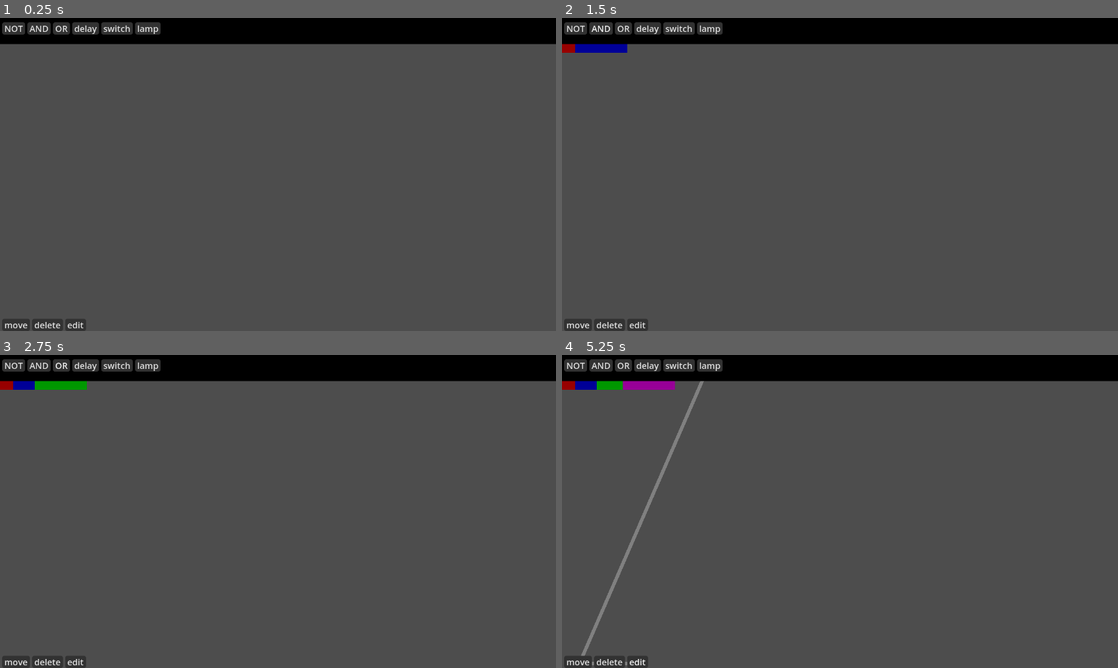
Above: before the commit, frames 1-4 (two rows, left to right).
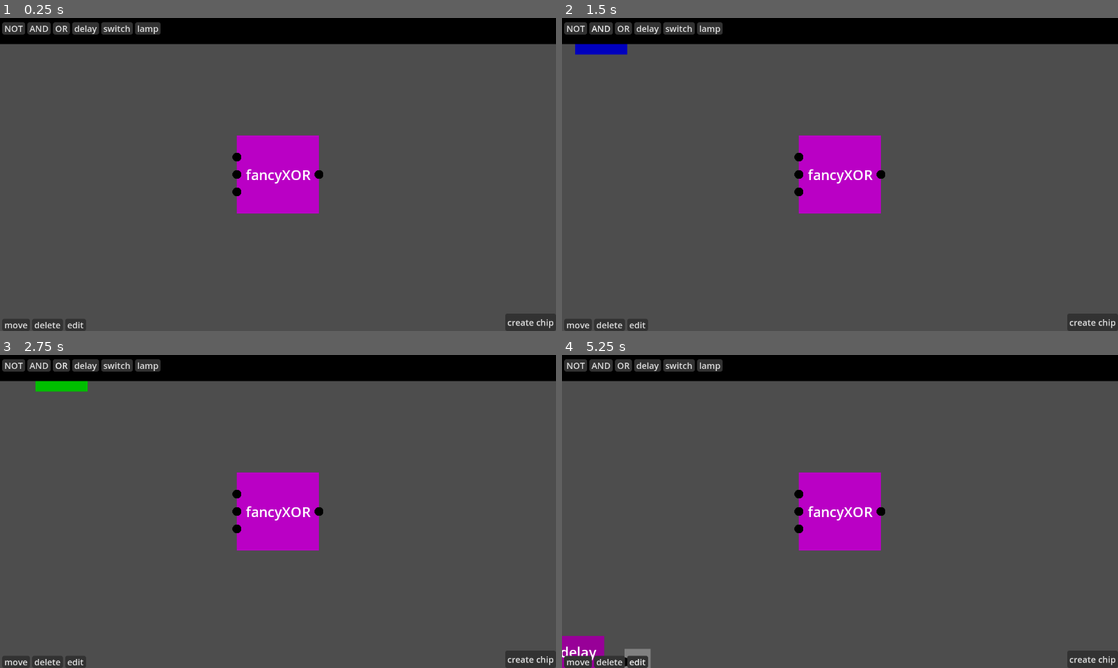
Above: after the commit, the same moments.

Repository: Jonas-Stefan/monosim
Game: Godot game, scene res://Scenes/root.tscn
The game is run twice, just before and just after one commit, with the same random seed, the same clock (stepped at 60 frames per second) and the same inputs.
Inputs:
- Up to frame 1 (0.25 s): no input
- Up to frame 2 (1.5 s): click "NOT" at 0.5 s; click "AND" at 1.25 s
- Up to frame 3 (2.75 s): click "OR" at 2 s
- Up to frame 4 (5.25 s): click "delay" at 2.75 s; click "lamp" at 3.5 s; click "move" at 4.25 s; click "edit" at 5 s

The runs differ from the first frame. In frame 1, 4.2% of the frame differs, in the area x 41-100%, y 37-100%; in frame 2, 4.6%; in frame 3, 4.7%; in frame 4, 6.1%, in the area x 0-100%, y 8-100%.

Commit message:
nearly done with chips, I don't want to loose everything

Diff:
--- /dev/null
+++ b/Chips/Chips/ORwrapper.tres
@@ -0,0 +1,18 @@
+[gd_resource type="Resource" script_class="chipBase" load_steps=4 format=3 uid="uid://l5tq8lx3w32"]
+
+[ext_resource type="Script" path="res://Chips/Resource/strippedGate.gd" id="1_yu3gg"]
+[ext_resource type="Script" path="res://Chips/Resource/chipBase.gd" id="2_ag24m"]
+
+[sub_resource type="Resource" id="Resource_rpkoy"]
+script = ExtResource("1_yu3gg")
+type = "OR"
+state = false
+inputs = [0, 1]
+
+[resource]
+script = ExtResource("2_ag24m")
+name = "ORwrapper"
+color = Color(0, 0.180392, 0, 1)
+gates = Array[ExtResource("1_yu3gg")]([SubResource("Resource_rpkoy")])
+inputs = 2
+outputs = [SubResource("Resource_rpkoy")]
--- /dev/null
+++ b/Chips/Chips/XOR.tres
@@ -0,0 +1,36 @@
+[gd_resource type="Resource" script_class="chipBase" load_steps=7 format=3 uid="uid://c65gmvf3kvcqc"]
+
+[ext_resource type="Script" path="res://Chips/Resource/strippedGate.gd" id="1_3dj8y"]
+[ext_resource type="Script" path="res://Chips/Resource/chipBase.gd" id="2_qdhce"]
+
+[sub_resource type="Resource" id="Resource_r7b4m"]
+script = ExtResource("1_3dj8y")
+type = "AND"
+state = false
+inputs = [0, 1]
+
+[sub_resource type="Resource" id="Resource_7pire"]
+script = ExtResource("1_3dj8y")
+type = "NOT"
+state = false
+inputs = [SubResource("Resource_r7b4m")]
+
+[sub_resource type="Resource" id="Resource_wiri7"]
+script = ExtResource("1_3dj8y")
+type = "OR"
+state = false
+inputs = [0, 1]
+
+[sub_resource type="Resource" id="Resource_25o27"]
+script = ExtResource("1_3dj8y")
+type = "AND"
+state = false
+inputs = [SubResource("Resource_wiri7"), SubResource("Resource_7pire")]
+
+[resource]
+script = ExtResource("2_qdhce")
+name = "XOR"
+color = Color(0, 0.380392, 0, 1)
+gates = Array[ExtResource("1_3dj8y")]([SubResource("Resource_7pire"), SubResource("Resource_r7b4m"), SubResource("Resource_wiri7"), SubResource("Resource_25o27")])
+inputs = 2
+outputs = [SubResource("Resource_25o27")]
--- /dev/null
+++ b/Chips/Chips/XORwrapper.tres
@@ -0,0 +1,36 @@
+[gd_resource type="Resource" script_class="chipBase" load_steps=7 format=3 uid="uid://d4j2xo8e03jjb"]
+
+[ext_resource type="Script" path="res://Chips/Resource/strippedGate.gd" id="1_ol27i"]
+[ext_resource type="Script" path="res://Chips/Resource/chipBase.gd" id="2_6ovpk"]
+
+[sub_resource type="Resource" id="Resource_r7b4m"]
+script = ExtResource("1_ol27i")
+type = "AND"
+state = false
+inputs = [0, 1]
+
+[sub_resource type="Resource" id="Resource_7pire"]
+script = ExtResource("1_ol27i")
+type = "NOT"
+state = true
+inputs = [SubResource("Resource_r7b4m")]
+
+[sub_resource type="Resource" id="Resource_wiri7"]
+script = ExtResource("1_ol27i")
+type = "OR"
+state = false
+inputs = [0, 1]
+
+[sub_resource type="Resource" id="Resource_25o27"]
+script = ExtResource("1_ol27i")
+type = "AND"
+state = false
+inputs = [SubResource("Resource_wiri7"), SubResource("Resource_7pire")]
+
+[resource]
+script = ExtResource("2_6ovpk")
+name = "XORwrapper"
+color = Color(0.509804, 0.14902, 0.14902, 1)
+gates = Array[ExtResource("1_ol27i")]([SubResource("Resource_7pire"), SubResource("Resource_r7b4m"), SubResource("Resource_wiri7"), SubResource("Resource_25o27")])
+inputs = 2
+outputs = [SubResource("Resource_25o27")]
--- /dev/null
+++ b/Chips/Chips/fancyXOR.tres
@@ -0,0 +1,42 @@
+[gd_resource type="Resource" script_class="chipBase" load_steps=8 format=3 uid="uid://drqld0khjm1k1"]
+
+[ext_resource type="Script" path="res://Chips/Resource/strippedGate.gd" id="1_sakyw"]
+[ext_resource type="Script" path="res://Chips/Resource/chipBase.gd" id="2_ha62q"]
+
+[sub_resource type="Resource" id="Resource_r7b4m"]
+script = ExtResource("1_sakyw")
+type = "AND"
+state = false
+inputs = [0, 1]
+
+[sub_resource type="Resource" id="Resource_7pire"]
+script = ExtResource("1_sakyw")
+type = "NOT"
+state = true
+inputs = [SubResource("Resource_r7b4m")]
+
+[sub_resource type="Resource" id="Resource_wiri7"]
+script = ExtResource("1_sakyw")
+type = "OR"
+state = false
+inputs = [0, 1]
+
+[sub_resource type="Resource" id="Resource_25o27"]
+script = ExtResource("1_sakyw")
+type = "AND"
+state = false
+inputs = [SubResource("Resource_wiri7"), SubResource("Resource_7pire")]
+
+[sub_resource type="Resource" id="Resource_rpkoy"]
+script = ExtResource("1_sakyw")
+type = "OR"
+state = false
+inputs = [0, 1]
+
+[resource]
+script = ExtResource("2_ha62q")
+name = "fancyXOR"
+color = Color(0.729412, 0, 0.772549, 1)
+gates = Array[ExtResource("1_sakyw")]([SubResource("Resource_7pire"), SubResource("Resource_r7b4m"), SubResource("Resource_wiri7"), SubResource("Resource_25o27"), SubResource("Resource_rpkoy")])
+inputs = 3
+outputs = [SubResource("Resource_25o27")]
--- /dev/null
+++ b/Chips/Prefab/chip.tscn
@@ -0,0 +1,35 @@
+[gd_scene load_steps=5 format=3 uid="uid://qlhdgmqqo81o"]
+
+[ext_resource type="Script" path="res://Scripts/chip.gd" id="1_jktam"]
+[ext_resource type="Texture2D" uid="uid://cm6pr0epubyad" path="res://Sprites/gate.png" id="2_7wfa0"]
+[ext_resource type="LabelSettings" uid="uid://bowtv2igofvn7" path="res://Fonts/nameFont.tres" id="3_eeaw8"]
+
+[sub_resource type="RectangleShape2D" id="RectangleShape2D_04il3"]
+
+[node name="chip" type="Node2D"]
+script = ExtResource("1_jktam")
+
+[node name="body" type="Sprite2D" parent="."]
+modulate = Color(0, 0, 0, 1)
+scale = Vector2(0.2, 0.2)
+texture = ExtResource("2_7wfa0")
+
+[node name="Label" type="Label" parent="."]
+anchors_preset = 15
+anchor_right = 1.0
+anchor_bottom = 1.0
+offset_left = -34.0
+offset_top = -22.5
+offset_right = 34.0
+offset_bottom = 22.5
+grow_horizontal = 2
+grow_vertical = 2
+text = "chip"
+label_settings = ExtResource("3_eeaw8")
+horizontal_alignment = 1
+
+[node name="dragArea" type="Area2D" parent="."]
+
+[node name="shape" type="CollisionShape2D" parent="dragArea"]
+scale = Vector2(5, 5)
+shape = SubResource("RectangleShape2D_04il3")
--- /dev/null
+++ b/Chips/Resource/chipBase.gd
@@ -0,0 +1,10 @@
+extends Resource
+class_name chipBase
+
+#exporting everything so I can view it in the editor when debugging
+@export var name: String
+@export var color: Color
+@export var gates: Array[strippedGate] = []
+# @export var chips: Array[chipBase] = []
+@export var inputs: int
+@export var outputs: Array
--- /dev/null
+++ b/Chips/Resource/strippedGate.gd
@@ -0,0 +1,7 @@
+extends Resource
+class_name strippedGate
+
+# a abstract representation of a gate, that is used in chips
+@export var type: String
+@export var state: bool = false
+@export var inputs: Array
--- /dev/null
+++ b/Chips/Resource/strippedLamp.gd
@@ -0,0 +1,6 @@
+extends Resource
+class_name strippedLamp
+
+@export var input: Resource
+@export var state: bool = false
+@export var name: String
--- /dev/null
+++ b/Chips/Resource/strippedSwitch.gd
@@ -0,0 +1,5 @@
+extends Resource
+class_name strippedSwitch
+
+@export var state: bool = false
+@export var name: String = ""
--- /dev/null
+++ b/Scenes/chip_creation_screen.tscn
@@ -0,0 +1,93 @@
+[gd_scene load_steps=4 format=3 uid="uid://b5w0247usukuj"]
+
+[ext_resource type="Script" path="res://Scripts/chipCreationUI.gd" id="1_qkunp"]
+[ext_resource type="Theme" uid="uid://drfn2y5u60xn2" path="res://UITheme.tres" id="1_rpq0n"]
+[ext_resource type="Script" path="res://Scripts/finishChipBtn.gd" id="3_mohq3"]
+
+[node name="chipCreationScreen" type="CanvasLayer"]
+script = ExtResource("1_qkunp")
+
+[node name="Control" type="Control" parent="."]
+layout_mode = 3
+anchors_preset = 8
+anchor_left = 0.5
+anchor_top = 0.5
+anchor_right = 0.5
+anchor_bottom = 0.5
+offset_left = -300.0
+offset_top = -150.0
+offset_right = 300.0
+offset_bottom = 150.0
+grow_horizontal = 2
+grow_vertical = 2
+
+[node name="ColorRect" type="ColorRect" parent="Control"]
+layout_mode = 1
+anchors_preset = 15
+anchor_right = 1.0
+anchor_bottom = 1.0
+grow_horizontal = 2
+grow_vertical = 2
+size_flags_horizontal = 3
+size_flags_vertical = 3
+color = Color(0.156863, 0.156863, 0.156863, 1)
+
+[node name="MarginContainer" type="MarginContainer" parent="Control"]
+layout_mode = 1
+anchors_preset = 15
+anchor_right = 1.0
+anchor_bottom = 1.0
+grow_horizontal = 2
+grow_vertical = 2
+theme_override_constants/margin_left = 5
+theme_override_constants/margin_top = 5
+theme_override_constants/margin_right = 5
+theme_override_constants/margin_bottom = 5
+
+[node name="VBoxContainer" type="VBoxContainer" parent="Control/MarginContainer"]
+layout_mode = 2
+
+[node name="HSeparator4" type="HSeparator" parent="Control/MarginContainer/VBoxContainer"]
+modulate = Color(1, 1, 1, 0)
+layout_mode = 2
+size_flags_vertical = 3
+
+[node name="nameField" type="LineEdit" parent="Control/MarginContainer/VBoxContainer"]
+layout_mode = 2
+theme = ExtResource("1_rpq0n")
+placeholder_text = "chip name"
+alignment = 1
+
+[node name="HSeparator" type="HSeparator" parent="Control/MarginContainer/VBoxContainer"]
+modulate = Color(1, 1, 1, 0)
+layout_mode = 2
+size_flags_vertical = 3
+
+[node name="color" type="Label" parent="Control/MarginContainer/VBoxContainer"]
+layout_mode = 2
+text = "change color
+"
+horizontal_alignment = 1
+
+[node name="colorBtn" type="ColorPickerButton" parent="Control/MarginContainer/VBoxContainer"]
+layout_mode = 2
+size_flags_horizontal = 4
+size_flags_vertical = 4
+theme = ExtResource("1_rpq0n")
+text = "change color"
+
+[node name="HSeparator2" type="HSeparator" parent="Control/MarginContainer/VBoxContainer"]
+modulate = Color(1, 1, 1, 0)
+layout_mode = 2
+size_flags_vertical = 3
+
+[node name="finishChipBtn" type="Button" parent="Control/MarginContainer/VBoxContainer"]
+layout_mode = 2
+theme = ExtResource("1_rpq0n")
+text = "create chip"
+script = ExtResource("3_mohq3")
+
+[node name="HSeparator3" type="HSeparator" parent="Control/MarginContainer/VBoxContainer"]
+modulate = Color(1, 1, 1, 0)
+layout_mode = 2
+size_flags_vertical = 3
--- a/Scenes/root.tscn
+++ b/Scenes/root.tscn
@@ -1,7 +1,10 @@
-[gd_scene load_steps=4 format=3 uid="uid://ch0ojc88ansrd"]
+[gd_scene load_steps=7 format=3 uid="uid://ch0ojc88ansrd"]
 
 [ext_resource type="Script" path="res://Scripts/logic.gd" id="1_pfpyv"]
 [ext_resource type="Script" path="res://Scripts/cam.gd" id="2_jcwwb"]
+[ext_resource type="Resource" uid="uid://drqld0khjm1k1" path="res://Chips/Chips/fancyXOR.tres" id="4_dyf58"]
+[ext_resource type="PackedScene" uid="uid://b5w0247usukuj" path="res://Scenes/chip_creation_screen.tscn" id="4_hcrta"]
+[ext_resource type="PackedScene" uid="uid://qlhdgmqqo81o" path="res://Chips/Prefab/chip.tscn" id="5_cbirv"]
 [ext_resource type="PackedScene" uid="uid://cld0n4yche0pl" path="res://Scenes/ui.tscn" id="7_xsrpf"]
 
 [node name="root" type="Node2D"]
@@ -17,4 +20,9 @@
 
 [node name="chips" type="Node2D" parent="."]
 
+[node name="chip" parent="chips" instance=ExtResource("5_cbirv")]
+chipResource = ExtResource("4_dyf58")
+
 [node name="UI" parent="." instance=ExtResource("7_xsrpf")]
+
+[node name="chipCreationScreen" parent="." instance=ExtResource("4_hcrta")]
--- a/Scenes/ui.tscn
+++ b/Scenes/ui.tscn
@@ -1,8 +1,9 @@
-[gd_scene load_steps=4 format=3 uid="uid://cld0n4yche0pl"]
+[gd_scene load_steps=5 format=3 uid="uid://cld0n4yche0pl"]
 
 [ext_resource type="Theme" uid="uid://drfn2y5u60xn2" path="res://UITheme.tres" id="1_c8xgw"]
 [ext_resource type="Script" path="res://Scripts/componentBtn.gd" id="2_bq4jl"]
 [ext_resource type="Script" path="res://Scripts/toolBtn.gd" id="3_kbmjr"]
+[ext_resource type="Script" path="res://Scripts/showChipCreationBtn.gd" id="4_or8gs"]
 
 [node name="UI" type="CanvasLayer"]
 
@@ -12,7 +13,6 @@
 anchors_preset = 10
 anchor_right = 1.0
 grow_horizontal = 2
-mouse_filter = 2
 mouse_force_pass_scroll_events = false
 
 [node name="ColorRect" type="ColorRect" parent="topButtons"]
@@ -21,7 +21,6 @@
 anchors_preset = 10
 anchor_right = 1.0
 grow_horizontal = 2
-mouse_filter = 2
 color = Color(0, 0, 0, 1)
 
 [node name="VBoxContainer" type="VBoxContainer" parent="topButtons"]
@@ -135,3 +134,37 @@
 theme = ExtResource("1_c8xgw")
 text = "edit"
 script = ExtResource("3_kbmjr")
+
+[node name="chipCreation" type="Control" parent="."]
+layout_mode = 3
+anchors_preset = 3
+anchor_left = 1.0
+anchor_top = 1.0
+anchor_right = 1.0
+anchor_bottom = 1.0
+offset_left = -40.0
+offset_top = -40.0
+grow_horizontal = 0
+grow_vertical = 0
+
+[node name="MarginContainer" type="MarginContainer" parent="chipCreation"]
+layout_mode = 1
+anchors_preset = 3
+anchor_left = 1.0
+anchor_top = 1.0
+anchor_right = 1.0
+anchor_bottom = 1.0
+offset_left = -117.0
+offset_top = -40.0
+grow_horizontal = 0
+grow_vertical = 0
+theme_override_constants/margin_left = 5
+theme_override_constants/margin_right = 5
+
+[node name="showChipCreationBtn" type="Button" parent="chipCreation/MarginContainer"]
+layout_mode = 2
+size_flags_horizontal = 4
+theme = ExtResource("1_c8xgw")
+text = "create chip
+"
+script = ExtResource("4_or8gs")
--- /dev/null
+++ b/Scripts/chip.gd
@@ -0,0 +1,142 @@
+extends componentBase
+
+var nextChipsState: Array = []
+var nextGatesState: Array = []
+@export var chipResource: chipBase:
+	set(value):
+		chipResource = value
+
+		update_chip_resource()
+
+# Called when the node enters the scene tree for the first time.
+func _ready():
+	super._ready()
+
+	#remove the inputs and outputs added by the componentBase constructor
+	for i in range(inputs.size()):
+		inputs[0].queue_free()
+		inputs.remove_at(0)
+	for i in range(outputs.size()):
+		outputs[0].queue_free()
+		outputs.remove_at(0)
+
+	update_chip_resource()
+
+func _process(delta):
+	super._process(delta)
+
+
+func calculate() -> void:
+	#clear the next state arrays
+	nextGatesState = []
+
+
+	#calculate the next state of every gate in the chip
+	for gate in chipResource.gates:
+		nextGatesState.append(calculate_gate(gate))
+
+func set_next_state() -> void:
+	#set the next state of the gates
+	for i in range(chipResource.gates.size()):
+		chipResource.gates[i].state = nextGatesState[i]
+
+	#set the actual outputs
+	for i in range(outputs.size()):
+		if typeof(chipResource.outputs[i]) == TYPE_INT:
+			outputs[i].state = inputs[i].connectedOutput.state if inputs[i].connectedOutput != null else false
+		elif chipResource.gates.find(chipResource.outputs[i]) != -1:
+			outputs[i].state = chipResource.outputs[i].state
+		else:
+			print("I didn't think of smth")
+
+	return
+
+
+
+func calculate_gate(gate: strippedGate) -> bool:
+	var calcInputs: Array[bool] = []
+	for input in gate.inputs:
+		if input == null:
+			calcInputs.append(false)
+		elif typeof(input) == TYPE_INT:
+			calcInputs.append(inputs[input].connectedOutput.state if inputs[input].connectedOutput != null else false)
+		elif input.get_class() == "Node2D":
+			if input.connectedOutput == null:
+				calcInputs.append(false)
+			else:
+				calcInputs.append(input.connectedOutput.state)
+		else:
+			calcInputs.append(input.state)
+
+	if gate.type == "AND":
+		return calcInputs[0] and calcInputs[1]
+	elif gate.type == "OR":
+		return calcInputs[0] or calcInputs[1]
+	elif gate.type == "NOT":
+		return not calcInputs[0]
+	else:
+		return false
+
+
+
+func update_chip_resource() -> void:
+	#reset the inputs and outputs
+	for i in range(inputs.size()):
+		inputs[i].queue_free()
+		inputs.remove_at(i)
+	for i in range(outputs.size()):
+		outputs[i].queue_free()
+		outputs.remove_at(i)
+
+	#change the appearance of the chip according to the chipResource
+	$Label.text = chipResource.name
+	$body.scale.y = max(0.2, max(chipResource.inputs, chipResource.outputs.size()) * 0.1)
+	var chipWidth: int = $Label.size.x + 40
+	$body.scale.x = max(0.2, chipWidth / 600.0)
+	$body.modulate = chipResource.color
+
+
+
+	#the code for the inputs and outpus is pretty similar, maybe I could make a function for that?
+
+	#add the input pins according to the switches
+
+	#position of the highest input
+	var topPosY: float
+	if chipResource.inputs == 1:
+		topPosY = 0
+	elif chipResource.inputs % 2 == 0:
+		#even number of inputs
+		topPosY = (chipResource.inputs / 2.0 - 1.0) * -40
+	else:
+		topPosY = ((chipResource.inputs - 1) / 2.0) * -40
+		print(topPosY)
+
+	#decrease the position of the highest input by 20 if the number of inputs is even
+	# if chipResource.inputs % 2 == 0 and chipResource.inputs != 0:
+	# 	print("even amount of inputs")
+	# 	topPosY -= 20
+
+	for i in range(chipResource.inputs):
+		var input: Node2D = load("res://Scenes/input.tscn").instantiate()
+		input.position = Vector2(-chipWidth / 2.0, topPosY + i * 40)
+		inputs.append(input)
+		self.add_child(input)
+
+	#add the output pins according to the lamps
+
+	#position of the highest output
+	if chipResource.outputs.size() == 1:
+		topPosY = 0
+	else:
+		topPosY = (chipResource.outputs.size() / 2.0 - 1) * -40
+
+	#decrease the position of the highest output by 20 if the number of outputs is even
+	if chipResource.outputs.size() % 2 == 0 and chipResource.outputs.size() != 0:
+		topPosY -= 20
+
+	for i in range(chipResource.outputs.size()):
+		var output: Node2D = load("res://Scenes/output.tscn").instantiate()
+		output.position = Vector2(chipWidth / 2.0, topPosY + i * 40)
+		outputs.append(output)
+		self.add_child(output)
--- /dev/null
+++ b/Scripts/chipCreationUI.gd
@@ -0,0 +1,11 @@
+extends CanvasLayer
+
+
+# Called when the node enters the scene tree for the first time.
+func _ready():
+	visible = false
+
+
+# Called every frame. 'delta' is the elapsed time since the previous frame.
+func _process(delta):
+	pass
--- /dev/null
+++ b/Scripts/finishChipBtn.gd
@@ -0,0 +1,171 @@
+extends Button
+
+var nameField: LineEdit
+var colorBtn: ColorPickerButton
+
+func _ready():
+	nameField = get_parent().get_node("nameField")
+	colorBtn = get_parent().get_node("colorBtn")
+	self.pressed.connect(_on_finish_chip_btn_pressed)
+
+func _on_finish_chip_btn_pressed():
+	create_new_chip()
+
+
+func create_new_chip() -> void:
+	"""
+	Concept:
+	Convert the current state of the editor to a chip resource and save it.
+	This is done by converting (almost) every component into its 'stripped' version, which is just a data structure that contains everything that is needed to simulate the component.
+	Then, if a chip is in the editor, the components of the chip are 'extracted' from the chip and every connection, that went to the I/O of the chip is rerouted to the inputs/outputs that are connected to the chip.
+	This procedure should be the simplest/most effective way to save a chip because everything is simplified to just gates. This saves me from the headache that would be caused by trying to have chips in chips, which is annoying
+	and too performance intensive too sensibly implement.
+
+	My old concept wasn't even working because I tried to bruteforce it way too late at night, so I only wrote brainrot code lol. I should remember to always prototype in the future :)
+	"""
+	#the root node
+	var root: Node2D = get_tree().get_root().get_node("root")
+
+	#the chip
+	var chipResource: chipBase = chipBase.new()
+
+	#set the appearance of the chip
+	var color: Color = colorBtn.color
+	chipResource.color = color
+	var chipName: String = nameField.text
+	chipResource.name = chipName
+
+
+
+	#set inputs of the chip
+	var switches: Array[Node2D] = []
+	for pin in root.get_node("pins").get_children():
+		if pin.inputs.size() == 0:
+			switches.append(pin)
+	switches.sort_custom(sort_by_y_pos)
+	chipResource.inputs = switches.size()
+
+
+
+	#convert the gates to resources and add them to the chip
+	var strippedGates: Array[strippedGate] = []
+	var gates: Array[Node2D] = []
+
+	#converting the gates to stripped gates
+	for gate in root.get_node("gates").get_children():
+		var gateRes: strippedGate = strippedGate.new()
+		gateRes.type = gate.type
+		strippedGates.append(gateRes)
+		gates.append(gate)
+
+	#finishing the conversion (I have to do it after filling the gates array, because there is a very big chance, that a gate has a gate as input, that isn't already added)
+	for i in range(strippedGates.size()):
+		for input in gates[i].inputs:
+			if input.connectedOutput == null:
+				strippedGates[i].inputs.append(null)
+			elif gates.find(input.connectedOutput.get_parent(), 0) != -1:
+				strippedGates[i].inputs.append(strippedGates[gates.find(input.connectedOutput.get_parent(), 0)])
+			elif switches.find(input.connectedOutput.get_parent(), 0) != -1:
+				strippedGates[i].inputs.append(switches.find(input.connectedOutput.get_parent(), 0))
+			else:
+				print("error, the input of a gate is connected to something that isn't a gate or a switch or a pin")
+
+
+
+	#add the gates from the chips
+
+	#add all chips to an array
+	var chips: Array[Node2D] = []
+	for chip in root.get_node("chips").get_children():
+		chips.append(chip)
+
+	#iterate over all chips
+	for chip in chips:
+		#iterate over all the gate in each chip
+		for gate in chip.chipResource.gates:
+			strippedGates.append(gate)
+
+		#iterate over all the gates of the chip
+		for gate in chip.chipResource.gates:
+			#iterate over all the inputs of the gate
+			for input in gate.inputs:
+				#check if the input of a gate is connected to a pin of the chip and rewire it in that case
+				if typeof(input) == TYPE_INT:
+					#check if the pin is connected to nothing
+					if chip.inputs[input].connectedOutput == null:
+						input = null
+
+					#check if the pin is connected to a switch
+					elif switches.find(chip.inputs[input].connectedOutput.get_parent(), 0) != -1:
+						#find the index of the switch
+						var index: int = switches.find(chip.inputs[input].connectedOutput.get_parent(), 0)
+						input = index
+
+					#check if the pin is connected to a gate
+					elif gates.find(chip.inputs[input].connectedOutput.get_parent(), 0) != -1:
+						#find the index of the gate
+						input = strippedGates[gates.find(chip.inputs[input].connectedOutput.get_parent(), 0)]
+
+					#check if the pin is connected to a chip
+					elif chips.find(chip.inputs[input].connectedOutput.get_parent(), 0) != -1:
+						var connectedChip: Node2D = chip.inputs[input].connectedOutput.get_parent()
+						var outputIndex: int = connectedChip.outputs.find(chip.inputs[input].connectedOutput, 0)
+						var internalOutput: Resource = connectedChip.chipResource.outputs[outputIndex]
+
+						if typeof(internalOutput) == TYPE_INT:
+							#the output is connected to an input of the chip
+							input = connectedChip.inputs[internalOutput]
+						else:
+							input = internalOutput
+					else:
+						print("error, the pin is connected to something that isn't a gate or a switch or a pin")
+
+	chipResource.gates = strippedGates
+
+	chipResource.outputs = []
+	#set the outputs of the chip
+	var lamps: Array[Node2D] = []
+	for pin in root.get_node("pins").get_children():
+		if pin.outputs.size() == 0:
+			lamps.append(pin)
+	lamps.sort_custom(sort_by_y_pos)
+	for lamp in lamps:
+		if chips.find(lamp.inputs[0].connectedOutput.get_parent(), 0) != -1:
+			#the input is a chip
+			var connectedChip: Node2D = lamp.inputs[0].connectedOutput.get_parent()
+			var outputIndex: int = connectedChip.outputs.find(lamp.inputs[0].connectedOutput, 0)
+			var internalOutput: Resource = connectedChip.chipResource.outputs[outputIndex]
+
+			if typeof(internalOutput) == TYPE_INT:
+				#the output is connected to an input of the chip
+				chipResource.outputs.append(connectedChip.inputs[internalOutput])
+			else:
+				chipResource.outputs.append(internalOutput)
+			print("the input is a chip, implement this later")
+		elif switches.find(lamp.inputs[0].connectedOutput.get_parent(), 0) != -1:
+			#the input is a switch
+			chipResource.outputs.append(switches.find(lamp.inputs[0].connectedOutput.get_parent(), 0))
+		elif gates.find(lamp.inputs[0].connectedOutput.get_parent(), 0) != -1:
+			#the input is a gate
+			chipResource.outputs.append(strippedGates[gates.find(lamp.inputs[0].connectedOutput.get_parent(), 0)])
+		else:
+			print("error, the input of a lamp is connected to something that isn't a gate or a switch or a pin")
+		#find the input of the lamp and add it to the outputs of the chip
+		pass
+
+
+
+	#save the chip resource
+	if ResourceLoader.exists("res://Chips/Chips/" + chipResource.name + ".tres"):
+		print("chip already exists")
+	else:
+		ResourceSaver.save(chipResource, "res://Chips/Chips/" + chipResource.name + ".tres")
+		get_tree().get_root().get_node("root").get_node("chipCreationScreen").hide()
+
+	#add the chip to the top buttons
+	#I will do it later :)
+
+
+
+func sort_by_y_pos(a: Node2D, b: Node2D) -> bool:
+	return a.position.y < b.position.y
--- a/Scripts/gate.gd
+++ b/Scripts/gate.gd
@@ -1,5 +1,6 @@
 extends componentBase
 
+#export is neccecary!!!
 @export var type: String
 
 func _ready():
--- a/Scripts/logic.gd
+++ b/Scripts/logic.gd
@@ -43,9 +43,18 @@
 		for gate in gates:
 			nextStates.append(gate.calculate())
 
+		#calculate next state of all chips
+		for chip in chips:
+			chip.calculate()
+
+		#set next state of all gates
 		for i in nextStates.size():
 			for output in gates[i].outputs:
 				output.state = nextStates[i]
+
+		#set next state of all chips
+		for chip in chips:
+			chip.set_next_state()
 
 		#wait for the next tick
 		await get_tree().create_timer(1.0 / tps).timeout
--- /dev/null
+++ b/Scripts/showChipCreationBtn.gd
@@ -0,0 +1,9 @@
+extends Button
+
+@onready var chipCreationScreen: CanvasLayer = get_tree().get_root().get_node("root").get_node("chipCreationScreen")
+
+func _ready():
+	self.pressed.connect(_on_create_chip_button_pressed)
+
+func _on_create_chip_button_pressed():
+	chipCreationScreen.show()
